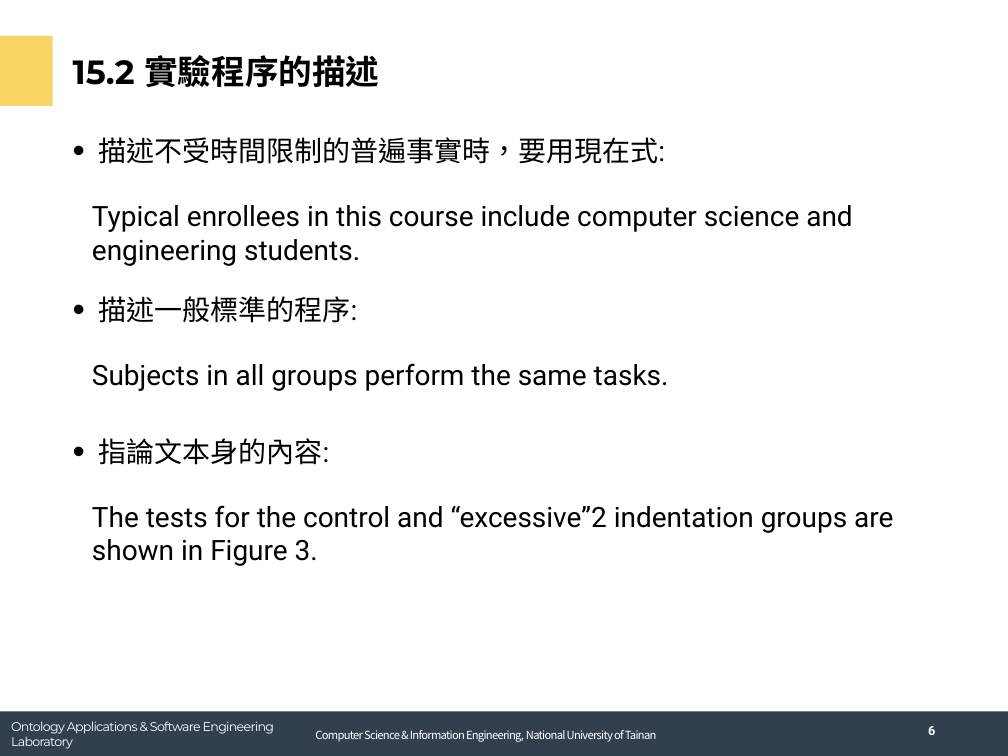
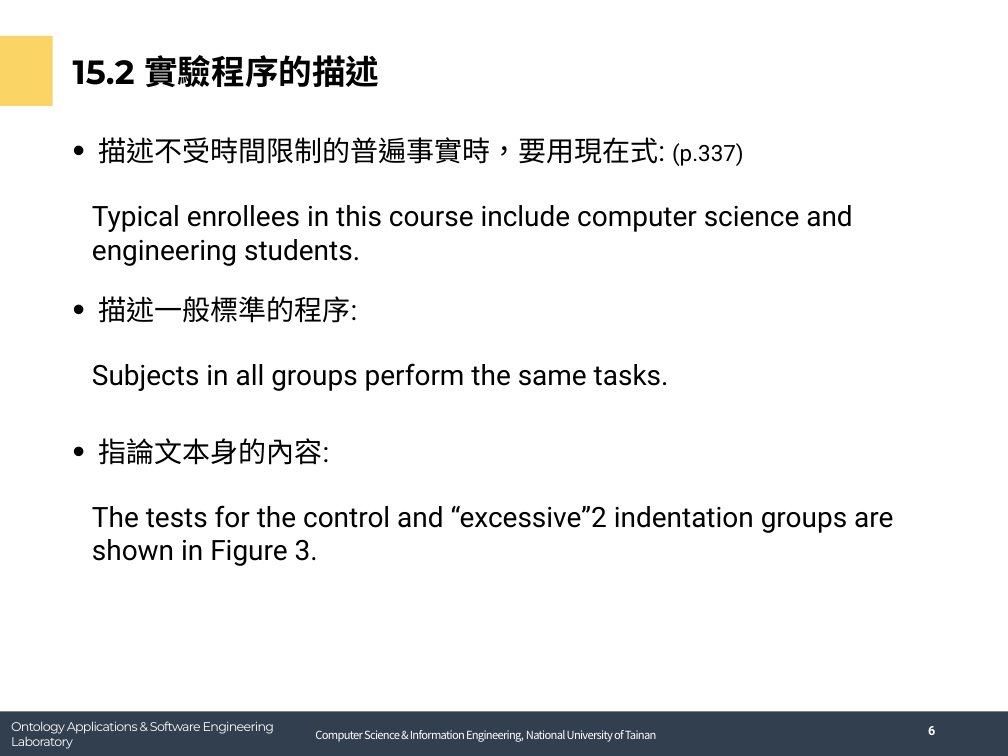
Before and after one commit to andy6804tw/english-learning, a slide deck: slide 7 of tech/report/ch15方法章節.pptx. Drawn at 1008x756 pixels with LibreOffice and Linux fonts; fonts in the diff are those of the drawing; background and template pictures are left out. Boxes give left, top, right and bottom in pixels: in the first picture for what was removed or moved away, otherwise in the second. Text is boxed around its words. In the diff, an @@ line names an element or a change of style, - is before the commit and + after.

```diff
--- a/tech/report/ch15方法章節.pptx
+++ b/tech/report/ch15方法章節.pptx
@@ text at box(99, 137, 744, 166): text changed @@
-• 描述不受時間限制的普遍事實時，要用現在式:
+• 描述不受時間限制的普遍事實時，要用現在式: (p.337)
```
Also in this commit, not shown: 5 other slides changed, 1 other file.
